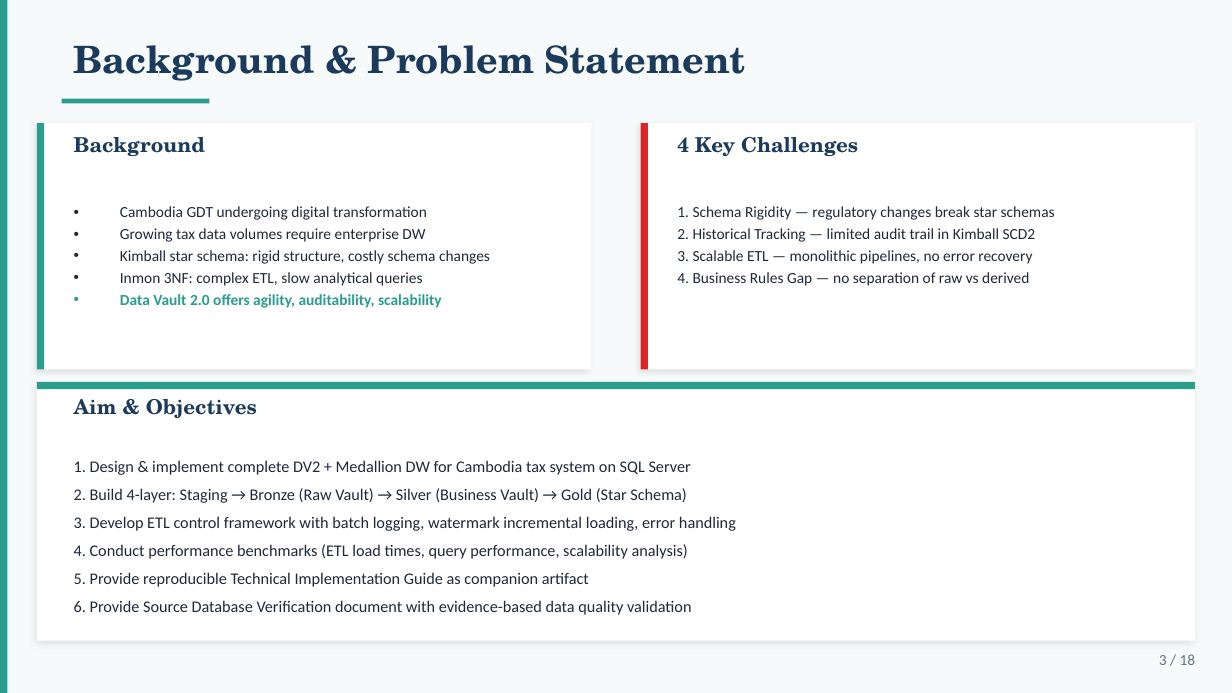
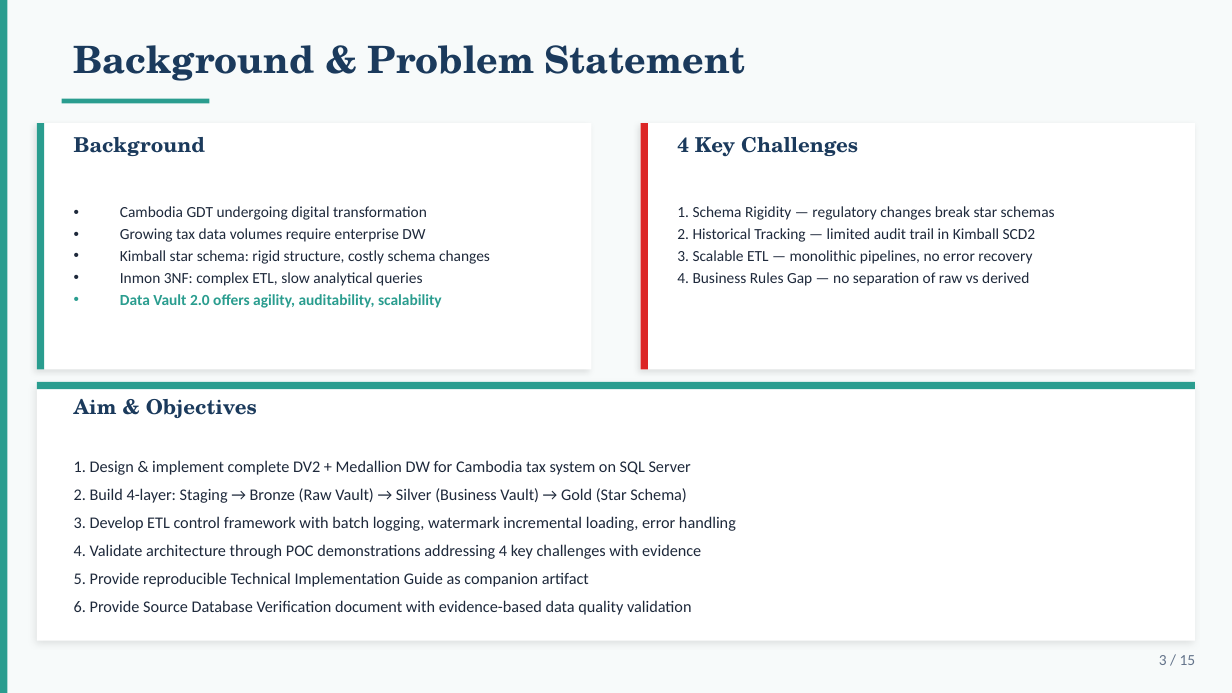
Before and after one commit to mvsotso/dv2-tax-data-warehouse-using-medallion, a slide deck: slide 3 of Documents/Final_Presentation.pptx. Drawn at 1232x693 pixels with LibreOffice and Linux fonts; fonts in the diff are those of the drawing. Boxes give left, top, right and bottom in pixels: in the first picture for what was removed or moved away, otherwise in the second. Text is boxed around its words. In the diff, an @@ line names an element or a change of style, - is before the commit and + after.

Commit message:
Remove Benchmark Metrics

```diff
--- a/Documents/Final_Presentation.pptx
+++ b/Documents/Final_Presentation.pptx
@@ text at <box>74,544,701,559</box>: text changed @@
-4. Conduct performance benchmarks (ETL load times, query performance, scalability analysis)
+4. Validate architecture through POC demonstrations addressing 4 key challenges with evidence
@@ text at <box>1159,655,1196,665</box>: text changed @@
-3 / 18
+3 / 15
```
Also in this commit, not shown: 12 other slides changed, 3 slides removed, 19 other files.
